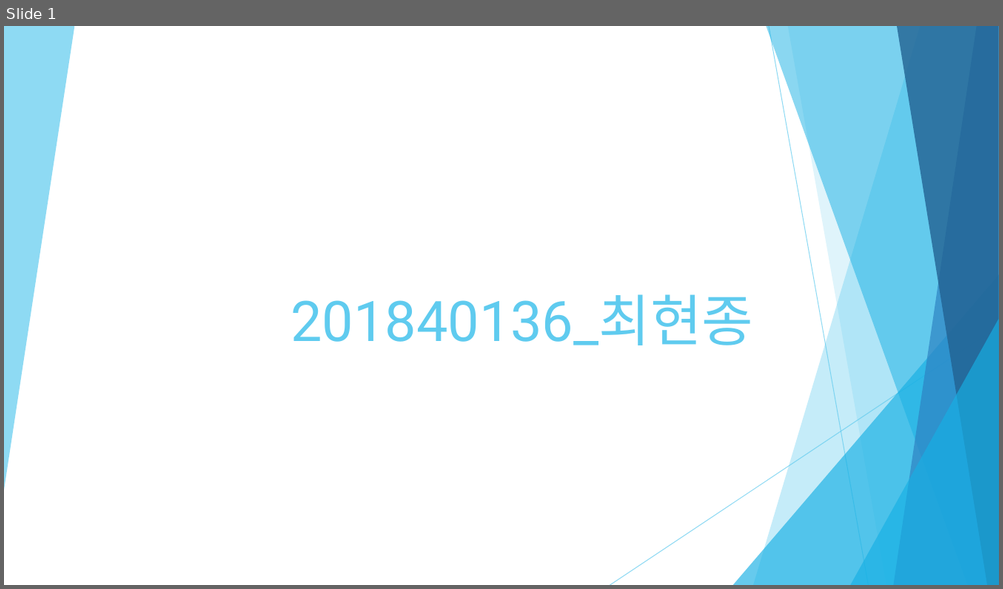
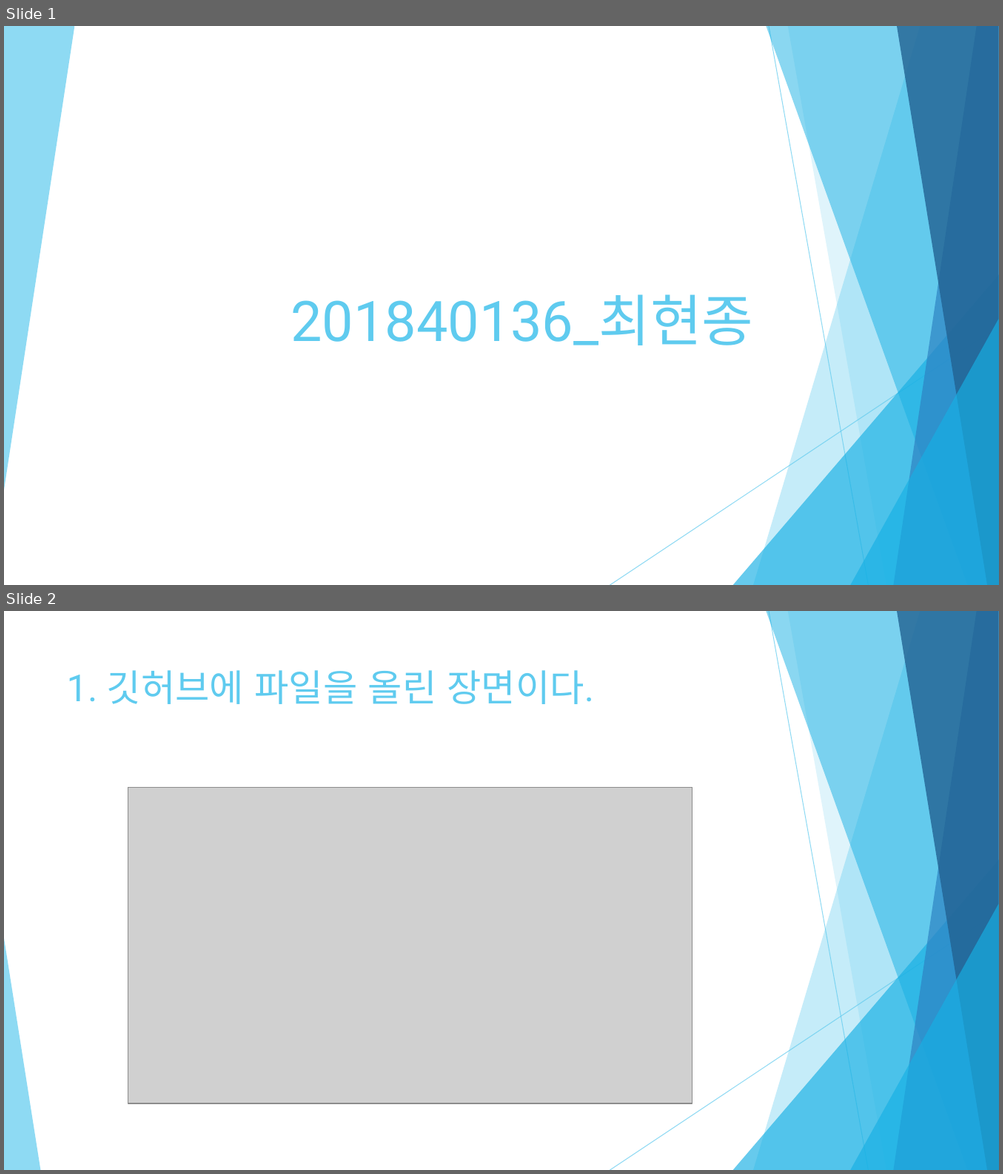
Before and after one commit to Meojong/php_201840136, a slide deck: 201840136_최현종_PHP_2주차.pptx. Shown one above the other, each under a label of ours: slide 1 before the commit, slides 1 and 2 after it. The pictures are 1003x589 and 1003x1174 pixels, drawn with LibreOffice and Linux fonts; fonts in the diff are those of the drawing; grey boxes stand for pictures. Boxes give left, top, right and bottom in pixels: in the first picture for what was removed or moved away, otherwise in the second. Text is boxed around its words. In the diff, an @@ line names an element or a change of style, - is before the commit and + after.

```diff
--- a/201840136_최현종_PHP_2주차.pptx
+++ b/201840136_최현종_PHP_2주차.pptx
@@ slide 2 added at (x1=4, y1=611, x2=999, y2=1170), background #FFFFFF; not listed: 9 template elements that a slide beside it also shows @@
@@ title added at (x1=67, y1=670, x2=594, y2=704), 36 pt, text #5FCBEF @@
+1. 깃허브에 파일을 올린 장면이다.
@@ picture added at (x1=128, y1=787, x2=693, y2=1103) @@
@@ triangle added at (x1=4, y1=939, x2=40, y2=1170), fill #5FCBEF at 70% opacity @@
```
Also in this commit, not shown: 6 slides changed, 5 other slides added, 9 slides removed.
